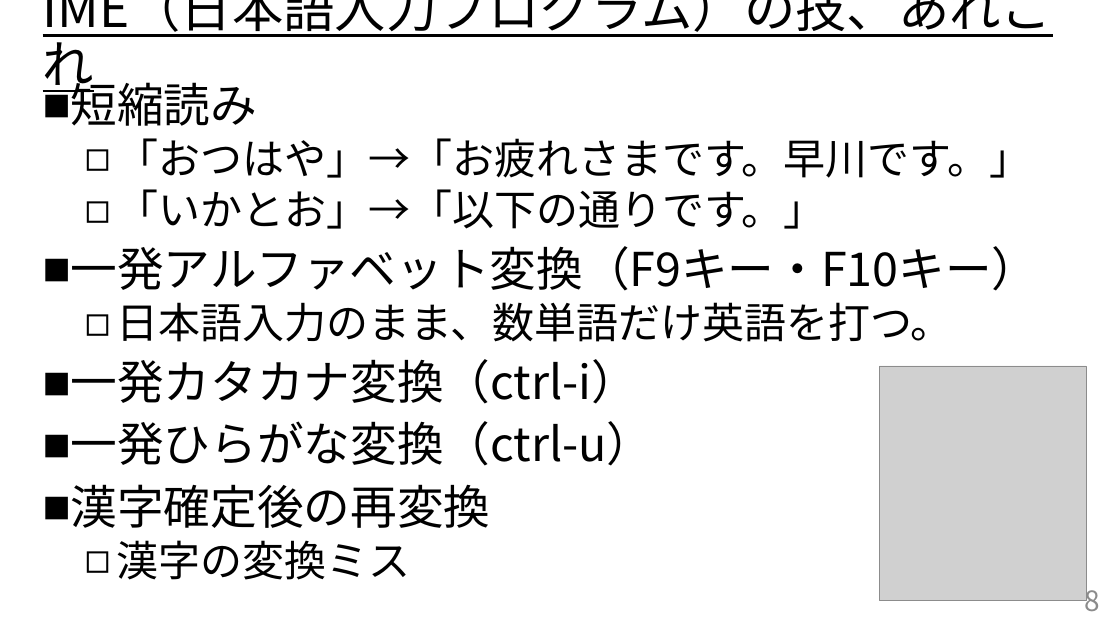
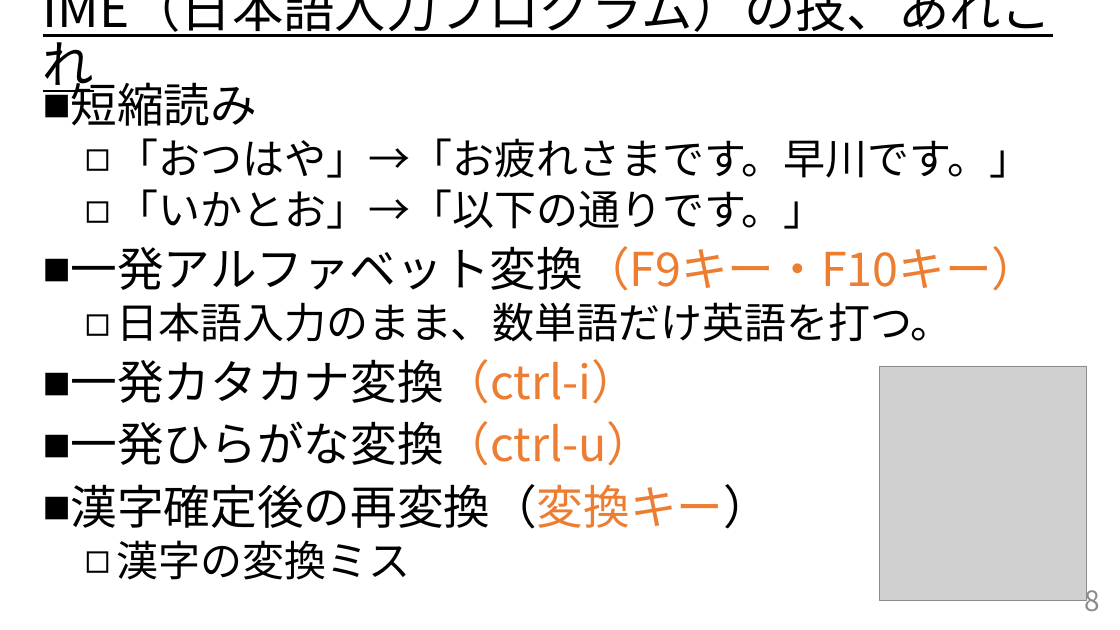
Before and after one commit to HAYAKAWATuyosi/-, a slide deck: slide 8 of ClipboardHistory/ClipboardHistoryのご紹介.pptx. Drawn at 1120x630 pixels with LibreOffice and Linux fonts; fonts in the diff are those of the drawing; grey boxes stand for pictures. Boxes give left, top, right and bottom in pixels: in the first picture for what was removed or moved away, otherwise in the second. Text is boxed around its words. In the diff, an @@ line names an element or a change of style, - is before the commit and + after.

```diff
--- a/ClipboardHistory/ClipboardHistoryのご紹介.pptx
+++ b/ClipboardHistory/ClipboardHistoryのご紹介.pptx
@@ text at <box>71,246,1039,466</box>: text colour #000000 to #ED7D31 in "一発アルファベット変換（F9キー・F10キー）", "一発カタカナ変換（ctrl-i）", "一発ひらがな変換（ctrl-u）" @@
@@ text at <box>71,484,770,529</box>: text changed @@
-■ 漢字確定後の再変換
+■ 漢字確定後の再変換（変換キー）
```
Also in this commit, not shown: 9 other slides changed, 3 slides added, 1 other file.
